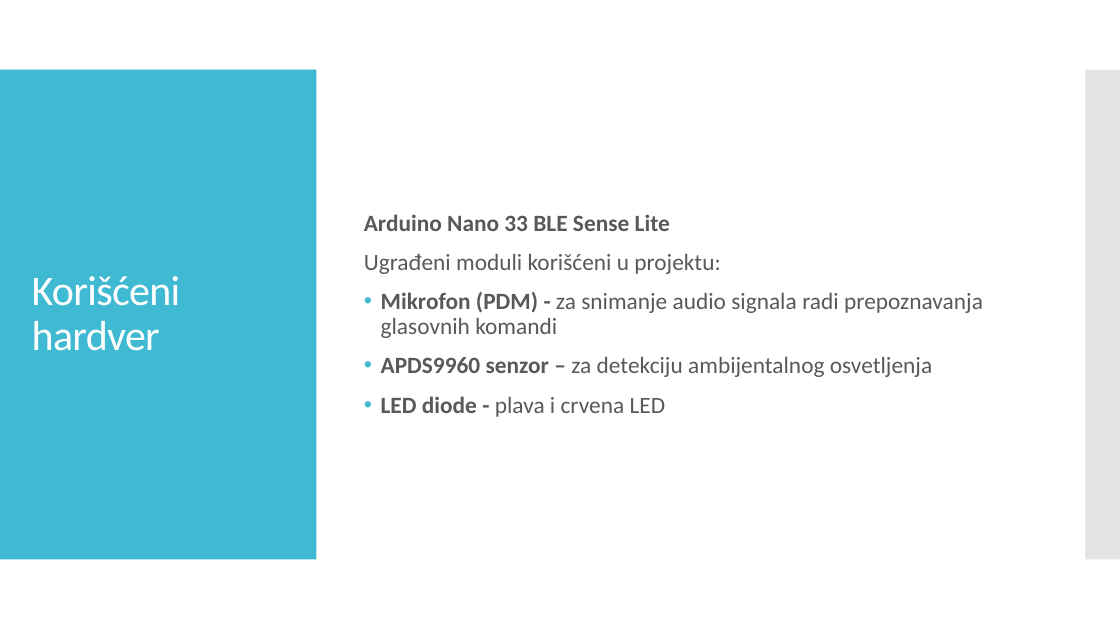
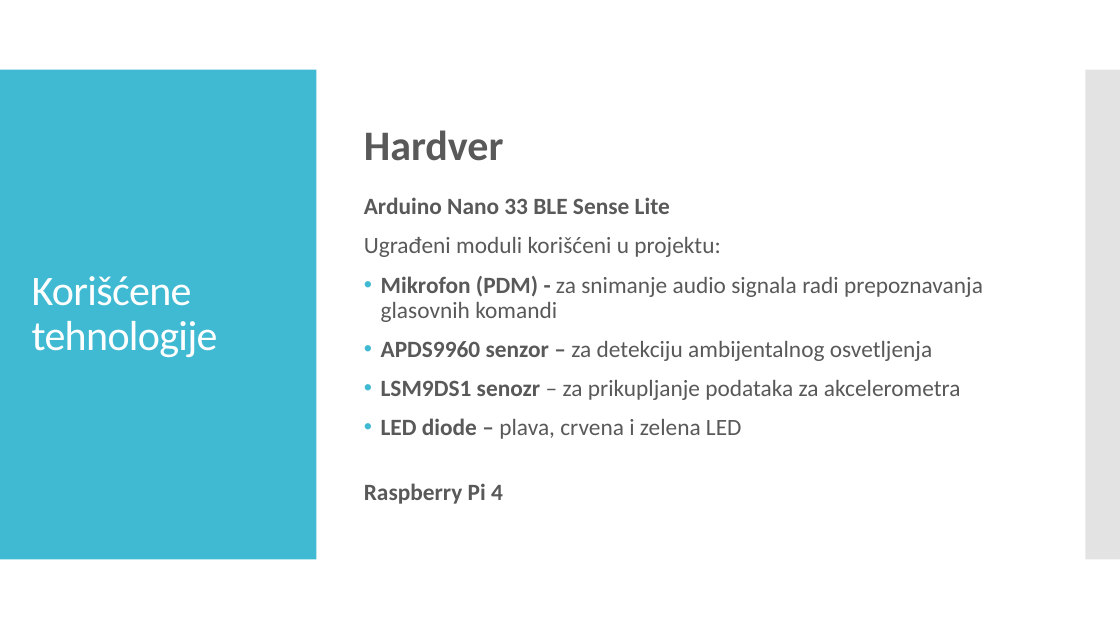
Before and after one commit to anjatonsa/ips-project2, a slide deck: slide 3 of Sveprisutno računarstvo - Projekat 2.pptx. Drawn at 1120x630 pixels with LibreOffice and Linux fonts; fonts in the diff are those of the drawing. Boxes give left, top, right and bottom in pixels: in the first picture for what was removed or moved away, otherwise in the second. Text is boxed around its words. In the diff, an @@ line names an element or a change of style, - is before the commit and + after.

```diff
--- a/Sveprisutno računarstvo - Projekat 2.pptx
+++ b/Sveprisutno računarstvo - Projekat 2.pptx
@@ text at [364,130,670,214]: text changed @@
-Arduino Nano 33 BLE Sense Lite
+Hardver
+Arduino Nano 33 BLE Sense Lite
@@ title at [32,276,218,357]: text changed @@
-Korišćeni hardver
+Korišćene tehnologije
@@ text at [364,380,961,504]: text changed @@
-• LED diode - plava i crvena LED
+• LSM9DS1 senozr – za prikupljanje podataka za akcelerometra
+• LED diode – plava, crvena i zelena LED
+Raspberry Pi 4
```
Also in this commit, not shown: 4 other slides changed, 3 slides added, 3 slides removed, 3 other files.
